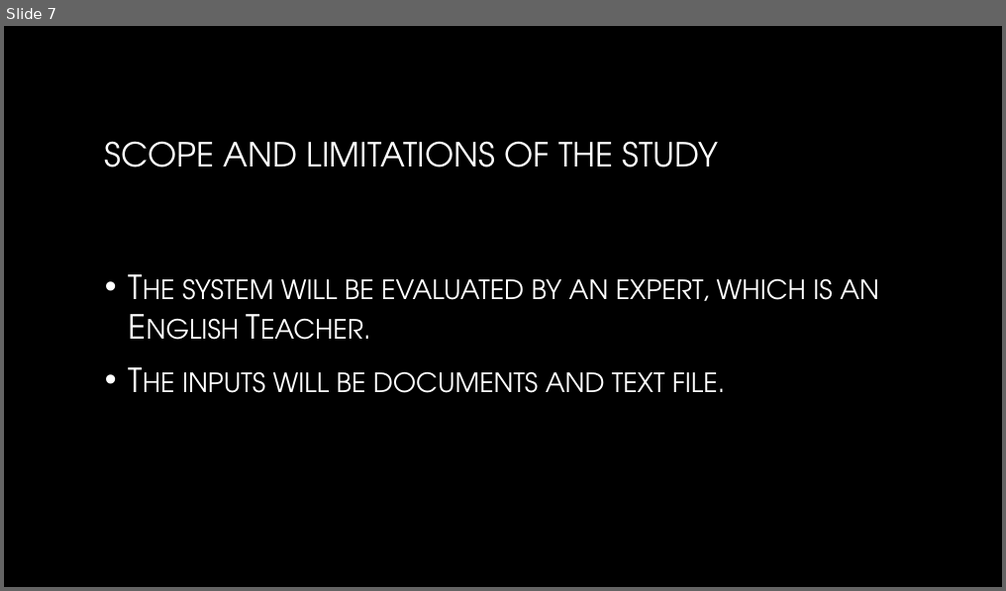
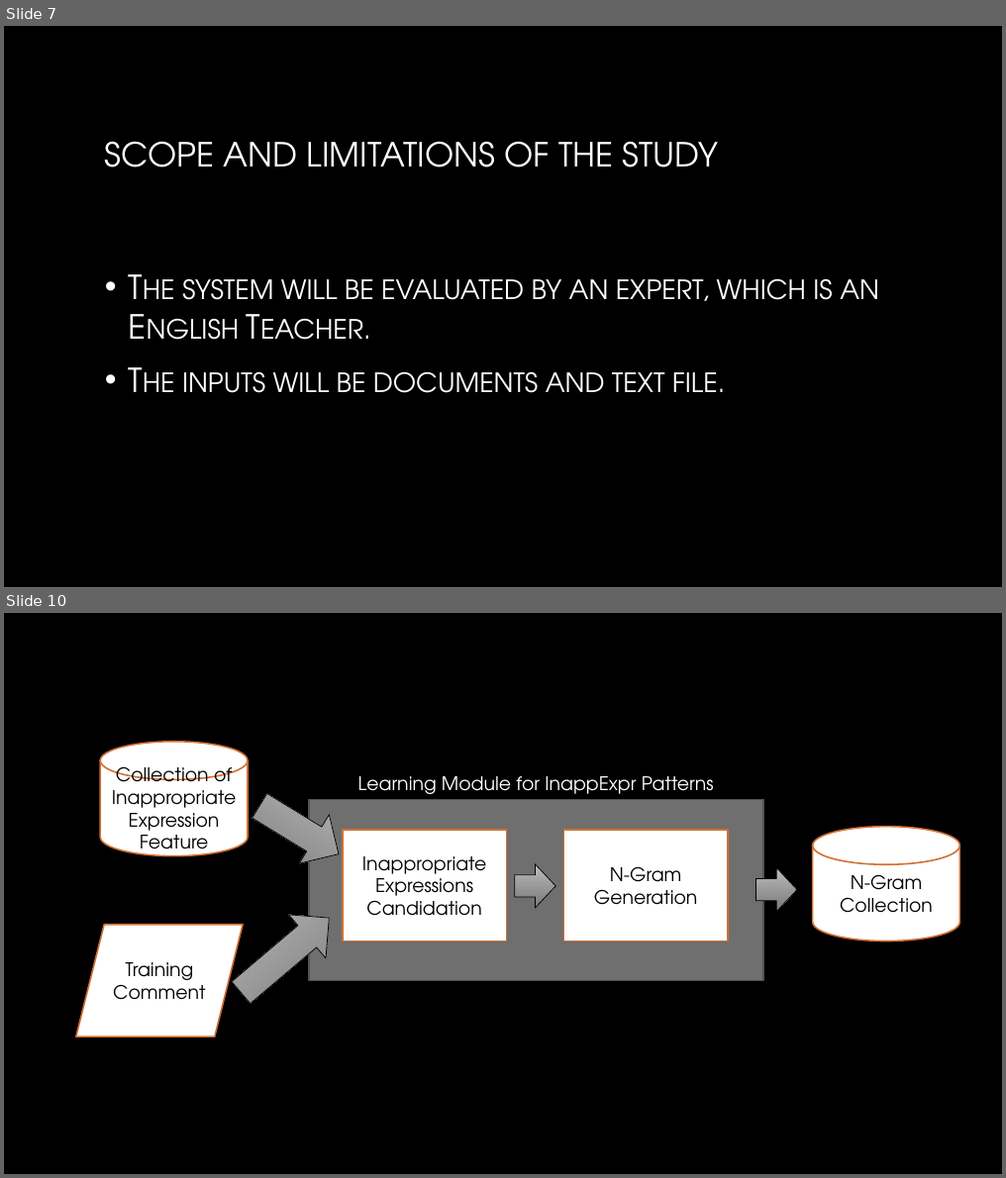
Before and after one commit to DimensionalRobos/InappExp, a slide deck: pptx/ToolDef Presentation.pptx. Shown one above the other, each under a label of ours: slide 7 before the commit, slides 7 and 10 after it; the slides between them are not shown. The pictures are 1006x591 and 1006x1178 pixels, drawn with LibreOffice and Linux fonts; fonts in the diff are those of the drawing; background and template pictures are left out. Boxes give left, top, right and bottom in pixels: in the first picture for what was removed or moved away, otherwise in the second. Text is boxed around its words. In the diff, an @@ line names an element or a change of style, - is before the commit and + after.

```diff
--- a/pptx/ToolDef Presentation.pptx
+++ b/pptx/ToolDef Presentation.pptx
@@ slide 10 added at bbox=[4, 613, 1002, 1174], background picture (left out) @@
@@ cylinder added at bbox=[101, 742, 249, 857], fill #FFFFFF, outline #CF7133 1.5 pt, 18 pt, text #000000 @@
+Collection of Inappropriate Expression Feature
@@ right arrow added at bbox=[245, 781, 353, 879], fill gradient #BCBCBC to #797979, outline #000000 0.75 pt @@
@@ rectangle added at bbox=[309, 768, 763, 799], fill #000000, outline #000000 1.5 pt, 18 pt, text #FFFFFF @@
+Learning Module for InappExpr Patterns
@@ rectangle added at bbox=[309, 799, 763, 980], fill #6F6F6F, outline #525252 1.5 pt @@
@@ rectangle added at bbox=[344, 830, 507, 942], fill #FFFFFF, outline #CF7133 1.5 pt, 18 pt, text #000000 @@
+Inappropriate Expressions Candidation
@@ rectangle added at bbox=[564, 830, 728, 942], fill #FFFFFF, outline #CF7133 1.5 pt, 18 pt, text #000000 @@
+N-Gram Generation
@@ cylinder added at bbox=[813, 827, 960, 941], fill #FFFFFF, outline #CF7133 1.5 pt, 18 pt, text #000000 @@
+N-Gram Collection
@@ right arrow added at bbox=[515, 864, 555, 909], fill gradient #BCBCBC to #797979, outline #000000 0.75 pt @@
@@ right arrow added at bbox=[756, 868, 798, 912], fill gradient #BCBCBC to #797979, outline #000000 0.75 pt @@
@@ right arrow added at bbox=[222, 896, 348, 1015], fill gradient #BCBCBC to #797979, outline #000000 0.75 pt @@
@@ parallelogram added at bbox=[76, 925, 243, 1037], fill #FFFFFF, outline #CF7133 1.5 pt, 18 pt, text #000000 @@
+Training Comment
```
Also in this commit, not shown: 1 slide changed, 24 other slides added, 1 slide removed, 3 other files.
